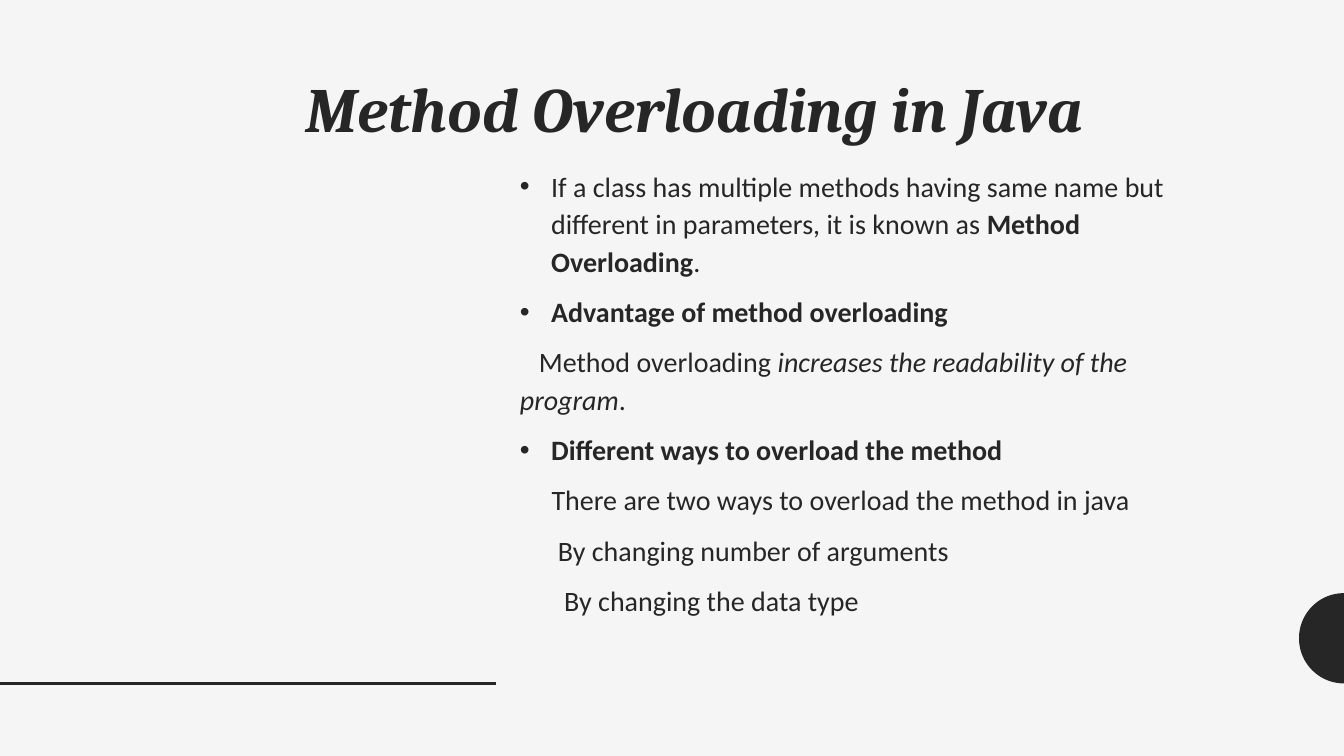
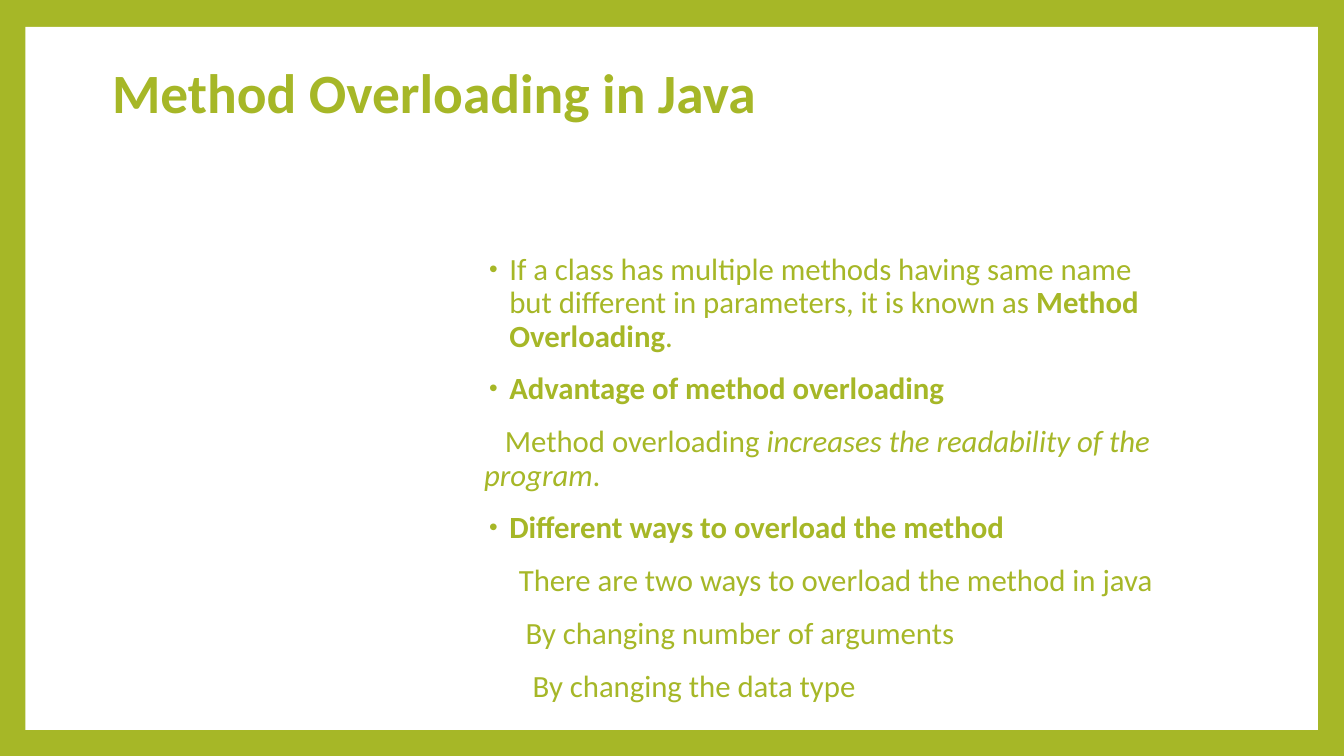
Before and after one commit to ramimhossain12/Java-Programming-Tutorial-OOP-Exercises, a slide deck: slide 5 of java tutarial for OOP/polymorphism.pptx. Drawn at 1344x756 pixels with LibreOffice and Linux fonts; fonts in the diff are those of the drawing. Boxes give left, top, right and bottom in pixels: in the first picture for what was removed or moved away, otherwise in the second. Text is boxed around its words. In the diff, an @@ line names an element or a change of style, - is before the commit and + after.

Commit message:
theme change polymorphism

```diff
--- a/java tutarial for OOP/polymorphism.pptx
+++ b/java tutarial for OOP/polymorphism.pptx
@@ background #F5F5F5 to #A6B727 @@
@@ rectangle added at box(25, 27, 1318, 730), fill #FFFFFF @@
@@ title "Method Overloading in Java" at box(112, 74, 756, 123): size 45 to 39.6 pt, font Cambria to Calibri, text colour #262626 to #A6B727, italic off; alignment right to left; vertical alignment top to middle @@
@@ text "If a class has multiple ...": place and size @@
-text "If a class has multiple ..." at box(520, 177, 1164, 616)
+text "If a class has multiple ..." at box(484, 258, 1153, 703)
@@ text "If a class has multiple ..." at box(484, 258, 1153, 703): size 20 to 22 pt, text colour #262626 to #A6B727; indent changed; line spacing 1.12 to 0.9; more space between paragraphs @@
@@ freeform shape removed at box(1300, 593, 1344, 684) @@
@@ line removed from (0, 684) to (496, 684) @@
```
Also in this commit, not shown: 24 other slides changed, 1 slide added, 1 slide removed.
